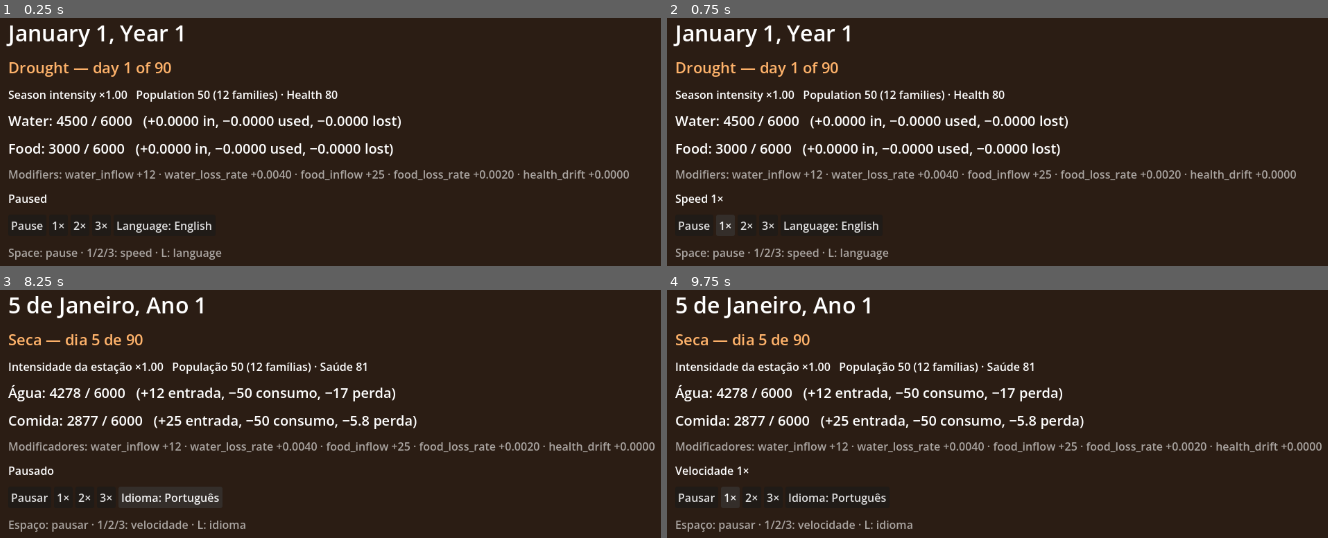
Above: before the commit, frames 1-4 (two rows, left to right).
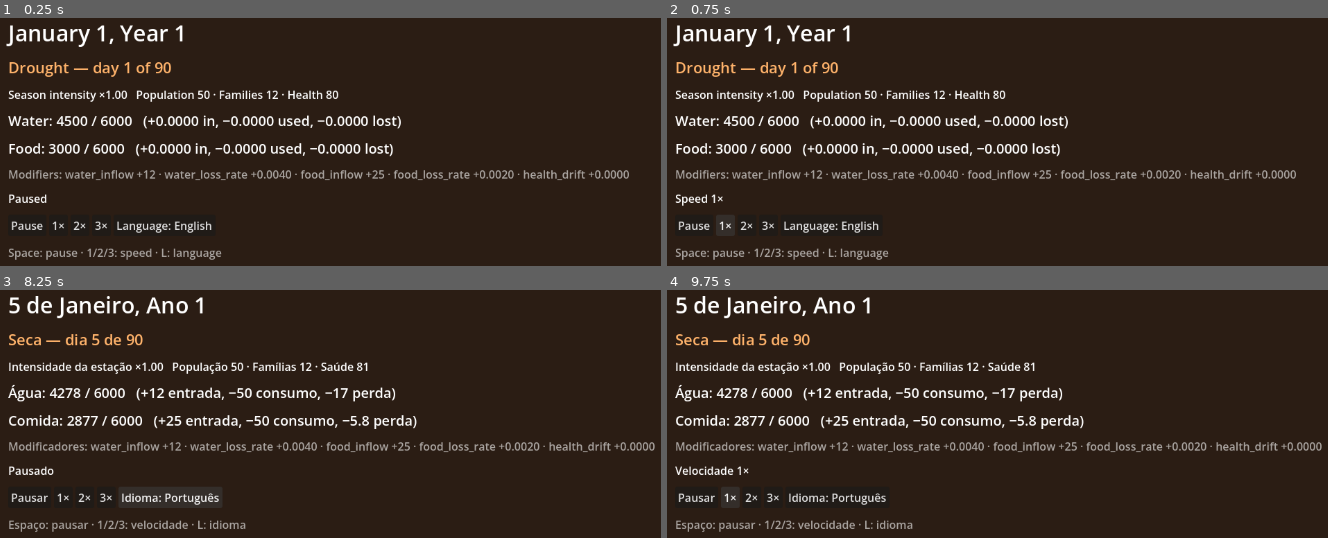
Above: after the commit, the same moments.

Repository: Alucardjrr/jogo-estacoes
Game: Godot game, scene res://scenes/debug/debug_hud.tscn
Same seed, same stepped clock (60 frames per second), same inputs: the game is played once before the commit and once after it.
Inputs:
- Up to frame 1 (0.25 s): no input
- Up to frame 2 (0.75 s): click "1×" at 0.5 s
- Up to frame 3 (8.25 s): click "2×" at 1.25 s; click "3×" at 2 s; click "1×" at 2.75 s; click "2×" at 3.5 s; click "3×" at 4.25 s; click "1×" at 5 s; click "2×" at 5.75 s; click "3×" at 6.5 s; click "Pause" at 7.25 s; click "Language: English" at 8 s
- Up to frame 4 (9.75 s): click "Pausar" at 8.75 s; click "1×" at 9.5 s

The runs differ from the first frame. In frame 1, 0.4% of the frame differs, in the area x 32-52%, y 29-34%; in frame 2, 0.4%; in frame 3, 0.4%; in frame 4, 0.4%.

Commit message:
fix: achados do QA no PR #6
- Textos sem concordância de número (evita "1 pessoas"/"1 families")
- Teste de que a família sorteada depende da semente
- Testes de saúde exatamente no limiar e de morte + partida no mesmo dia

Co-Authored-By: Claude Opus 5.5 <noreply@anthropic.com>
Claude-Session: https://claude.ai/code/session_01SAYqEDdngbHsg9bvX27t7B

Diff:
--- a/data/text/ui.csv
+++ b/data/text/ui.csv
@@ -28,11 +28,11 @@
 RESOURCE_WATER,Água,Water
 RESOURCE_FOOD,Comida,Food
 HUD_INTENSITY,Intensidade da estação ×{value},Season intensity ×{value}
-HUD_POPULATION,"População {people} ({families} famílias) · Saúde {health}","Population {people} ({families} families) · Health {health}"
+HUD_POPULATION,População {people} · Famílias {families} · Saúde {health},Population {people} · Families {families} · Health {health}
 HUD_RESOURCE,"{name}: {stock} / {capacity}   (+{inflow} entrada, −{consumed} consumo, −{lost} perda)","{name}: {stock} / {capacity}   (+{inflow} in, −{consumed} used, −{lost} lost)"
 HUD_OVERFLOW,transbordou {amount},overflow {amount}
 HUD_SHORTAGE,FALTA {amount},SHORTAGE {amount}
 HUD_MODIFIERS,Modificadores:,Modifiers:
 EVENT_DEATH,Uma pessoa da família {family} morreu,A member of family {family} died
-EVENT_FAMILY_LEFT,A família {family} ({size} pessoas) foi embora,Family {family} ({size} people) left
+EVENT_FAMILY_LEFT,A família {family} foi embora (pessoas: {size}),Family {family} left (people: {size})
 EVENT_COLONY_EMPTY,O assentamento ficou vazio,The settlement is empty
--- a/test/unit/test_sim_population.gd
+++ b/test/unit/test_sim_population.gd
@@ -141,3 +141,33 @@
 		eb.append_array(b.step(_flow(10.0, 10.0), _mods(), rb))
 	assert_eq(ea, eb)
 	assert_eq(a.families, b.families)
+
+
+func test_sementes_diferentes_escolhem_vitimas_diferentes() -> void:
+	var lefts := {}
+	for seed_number in 20:
+		var p := SimPopulation.new(_cfg({"families": [{"id": "a", "size": 2}, {"id": "b", "size": 2},
+			{"id": "c", "size": 2}, {"id": "d", "size": 2}], "departure_shortage_days": 1}))
+		lefts[p.step(_flow(0, 1.0), _mods(), _rng(seed_number))[0].family] = true
+	assert_gt(lefts.size(), 1, "a família que sai precisa vir do RNG, não de posição fixa")
+
+
+func test_saude_exatamente_no_limiar_nao_mata() -> void:
+	var p := SimPopulation.new(_cfg({"health_initial": 40.0, "health_recovery_per_day": 0.0,
+		"death_rate_max": 1.0}))
+	assert_eq(p.step(_flow(0, 0), _mods(), _rng()), [])
+	assert_eq(p.people(), 6)
+
+
+func test_morte_e_partida_no_mesmo_dia() -> void:
+	# 6 pessoas × 0,2 = 1,2 → 1 morte; depois 1 família sai.
+	var p := SimPopulation.new(_cfg({"health_initial": 0.0, "death_rate_max": 0.2,
+		"departure_shortage_days": 1}))
+	var events := p.step(_flow(0, 10.0), _mods(), _rng())
+	var types := events.map(func(e: Dictionary) -> String: return e.type)
+	assert_true(types.has("death"))
+	assert_true(types.has("family_left"))
+	var left: int = events.filter(func(e: Dictionary) -> bool: return e.type == "family_left")[0].size
+	var dead := types.count("death")
+	assert_eq(dead, 1)
+	assert_eq(p.people(), 6 - dead - left)
